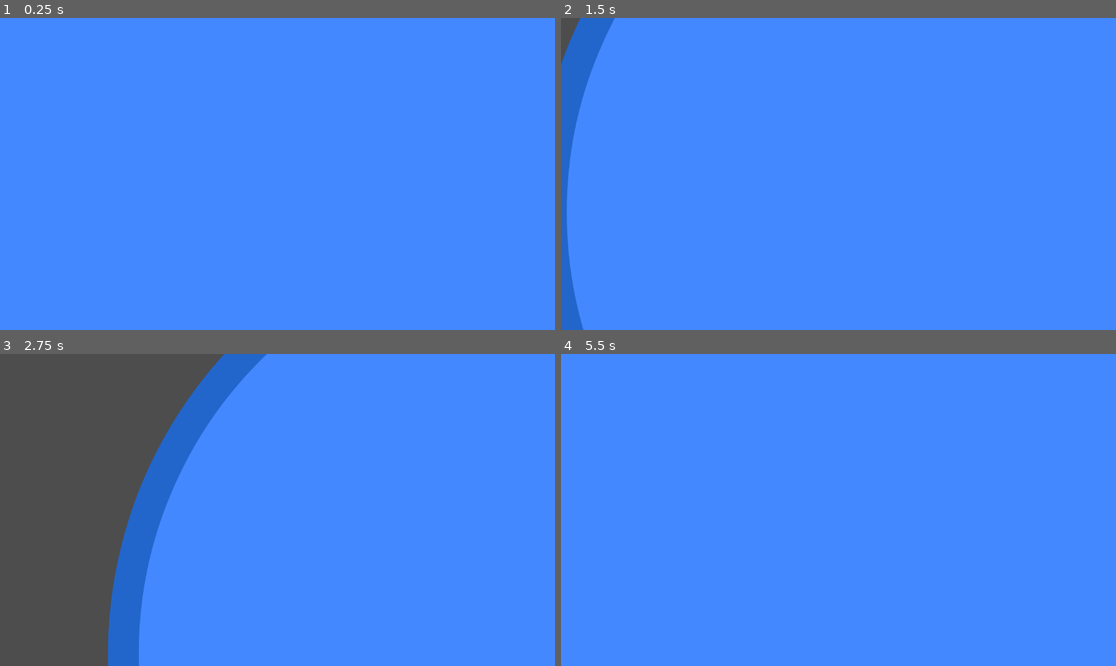
Above: before the commit, frames 1-4 (two rows, left to right).
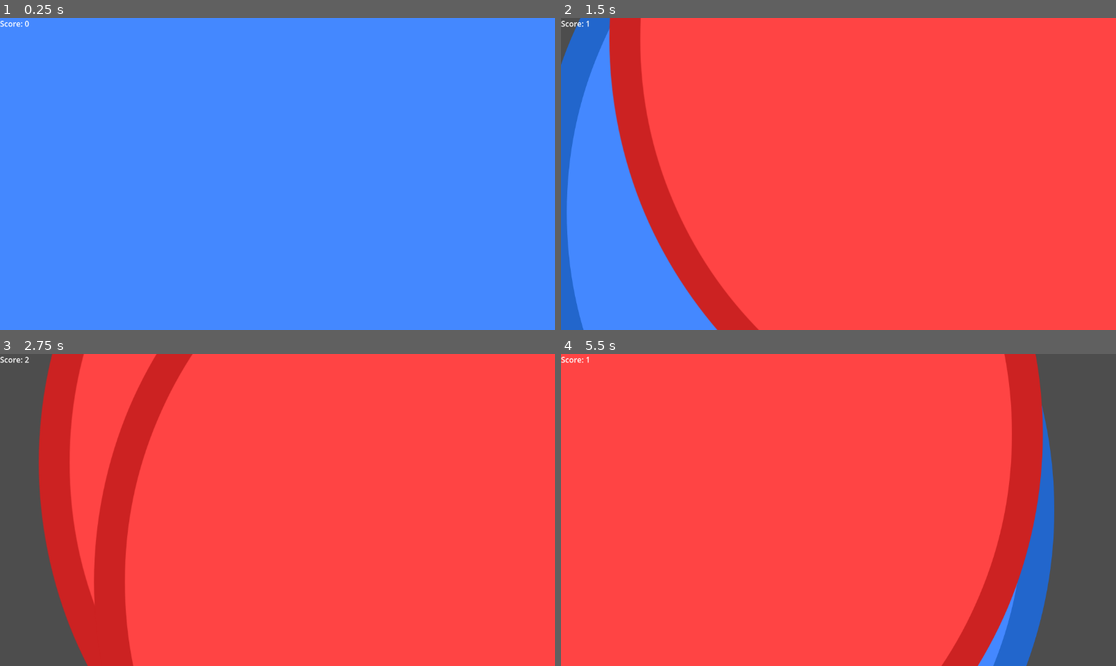
Above: after the commit, the same moments.

Repository: aiyimu/godot-dodge-monster-learning
Game: Godot game, scene res://scenes/main.tscn
Two runs of this game, one before a commit and one after it. Both use one fixed random seed, a clock stepped at 60 frames per second and the inputs below. The project has no main scene, so this scene is started directly.
Inputs (mouse positions are in pixels of both pictures, inside the frame that each line leads up to):
- Up to frame 1 (0.25 s): no input
- Up to frame 2 (1.5 s): tap Enter at 0.5 s; hold Right (ui_right) 0.53-1.28 s; hold Down (ui_down) from 1.28 s (still down)
- Up to frame 3 (2.75 s): release Down (ui_down) at 2.03 s; hold Right (ui_right) from 2.03 s (still down)
- Up to frame 4 (5.5 s): release Right (ui_right) at 2.78 s; hold Up (ui_up) 2.78-3.5 s; click (838, 544) at 3.5 s, where only the run after the commit has a clickable "Restart"; tap Space at 4.25 s; hold Left (ui_left) from 4.28 s (still down)

The runs differ from the first frame. In frame 1, less than 0.1% of the frame differs, in the area x 0-6%, y 0-3%; in frame 2, 86%; in frame 3, 91%; in frame 4, 100%, in the area x 0-100%, y 0-100%.

Commit message:
feat: 编写主场景控制器脚本
屏幕边缘随机生成怪物，每秒计分显示，
game_over 面板含分数和重启按钮。

Diff:
--- a/scripts/main.gd
+++ b/scripts/main.gd
@@ -1 +1,83 @@
 extends Node2D
+
+const ENEMY_SCENE: PackedScene = preload("res://scenes/enemy/enemy.tscn")
+
+var score: int = 0
+var screen_size: Vector2
+var is_game_over: bool = false
+
+@onready var spawn_timer: Timer = $EnemySpawner/SpawnTimer
+
+var survival_timer: Timer
+var score_label: Label
+
+
+func _ready() -> void:
+	screen_size = get_viewport_rect().size
+	spawn_timer.timeout.connect(_on_spawn_timer_timeout)
+	_create_score_label()
+	_create_survival_timer()
+
+
+func _create_score_label() -> void:
+	score_label = Label.new()
+	score_label.text = "Score: 0"
+	$UI.add_child(score_label)
+
+
+func _create_survival_timer() -> void:
+	survival_timer = Timer.new()
+	survival_timer.wait_time = 1.0
+	survival_timer.autostart = true
+	survival_timer.timeout.connect(_on_survival_timer_timeout)
+	add_child(survival_timer)
+
+
+func _on_spawn_timer_timeout() -> void:
+	if is_game_over:
+		return
+	var enemy: Area2D = ENEMY_SCENE.instantiate()
+	var side: int = randi() % 4
+	# 随机选择屏幕边缘位置生成怪物
+	match side:
+		0: enemy.position = Vector2(randf_range(0, screen_size.x), -20)
+		1: enemy.position = Vector2(randf_range(0, screen_size.x), screen_size.y + 20)
+		2: enemy.position = Vector2(-20, randf_range(0, screen_size.y))
+		3: enemy.position = Vector2(screen_size.x + 20, randf_range(0, screen_size.y))
+	add_child(enemy)
+
+
+func _on_survival_timer_timeout() -> void:
+	score += 1
+	score_label.text = "Score: %d" % score
+
+
+func game_over() -> void:
+	if is_game_over:
+		return
+	is_game_over = true
+	spawn_timer.stop()
+	survival_timer.stop()
+
+	var panel: Panel = Panel.new()
+	panel.size = Vector2(300, 200)
+	panel.position = (screen_size - panel.size) / 2
+	$UI.add_child(panel)
+
+	var label: Label = Label.new()
+	label.text = "Game Over!\nScore: %d" % score
+	label.horizontal_alignment = HORIZONTAL_ALIGNMENT_CENTER
+	label.vertical_alignment = VERTICAL_ALIGNMENT_CENTER
+	label.size = panel.size
+	panel.add_child(label)
+
+	var button: Button = Button.new()
+	button.text = "Restart"
+	button.size = Vector2(100, 40)
+	button.position = Vector2((panel.size.x - button.size.x) / 2, panel.size.y - 50)
+	button.pressed.connect(_on_restart_button_pressed)
+	panel.add_child(button)
+
+
+func _on_restart_button_pressed() -> void:
+	get_tree().reload_current_scene()
